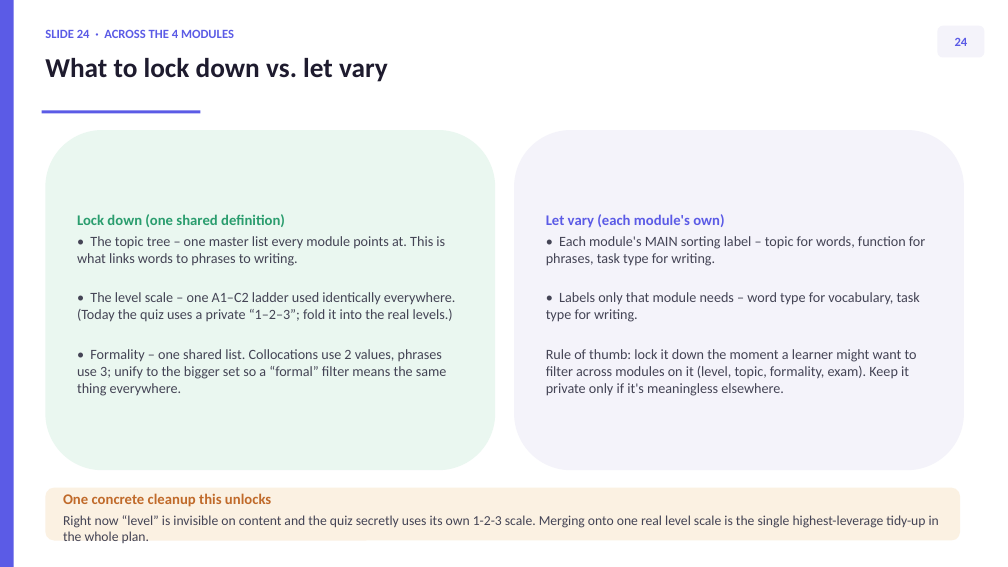
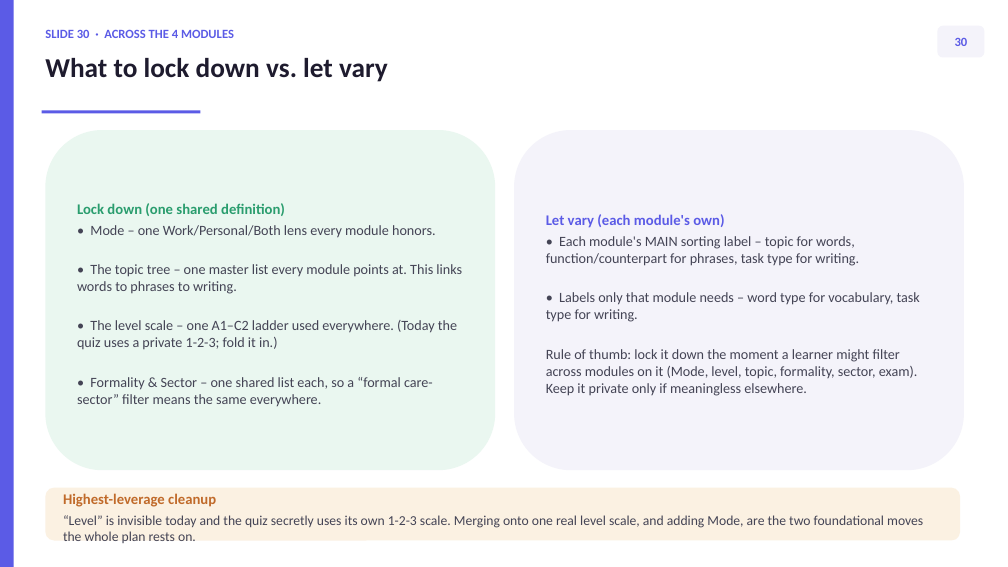
Before and after one commit to thelivinsine/B2furBerufApp, a slide deck: slide 33 of docs/TAXONOMY_REDESIGN.pptx (slide 27 before the commit). Drawn at 1008x567 pixels with LibreOffice and Linux fonts; fonts in the diff are those of the drawing. Boxes give left, top, right and bottom in pixels: in the first picture for what was removed or moved away, otherwise in the second. Text is boxed around its words. In the diff, an @@ line names an element or a change of style, - is before the commit and + after.

```diff
--- a/docs/TAXONOMY_REDESIGN.pptx
+++ b/docs/TAXONOMY_REDESIGN.pptx
@@ text at (x1=45, y1=30, x2=234, y2=38): text changed @@
-SLIDE 24 · ACROSS THE 4 MODULES
+SLIDE 30 · ACROSS THE 4 MODULES
@@ text in rounded rectangle at (x1=955, y1=38, x2=968, y2=46): text changed @@
-24
+30
@@ text in rounded rectangle at (x1=77, y1=225, x2=462, y2=406): text changed @@
-• The topic tree – one master list every module points at. This is what links words to phrases to writing.
-• The level scale – one A1–C2 ladder used identically everywhere. (Today the quiz uses a private “1–2–3”; fold it into the real levels.)
-• Formality – one shared list. Collocations use 2 values, phrases use 3; unify to the bigger set so a “formal” filter means the same thing everywhere.
+• Mode – one Work/Personal/Both lens every module honors.
+• The topic tree – one master list every module points at. This links words to phrases to writing.
+• The level scale – one A1–C2 ladder used everywhere. (Today the quiz uses a private 1-2-3; fold it in.)
+• Formality & Sector – one shared list each, so a “formal care-sector” filter means the same everywhere.
@@ text in rounded rectangle at (x1=546, y1=236, x2=859, y2=266): text changed @@
-• Each module's MAIN sorting label – topic for words, function for phrases, task type for writing.
+• Each module's MAIN sorting label – topic for words, function/counterpart for phrases, task type for writing.
@@ text in rounded rectangle at (x1=546, y1=349, x2=918, y2=396): text changed @@
-Rule of thumb: lock it down the moment a learner might want to filter across modules on it (level, topic, formality, exam). Keep it private only if it's meaningless elsewhere.
+Rule of thumb: lock it down the moment a learner might filter across modules on it (Mode, level, topic, formality, sector, exam). Keep it private only if meaningless elsewhere.
@@ text in rounded rectangle at (x1=63, y1=493, x2=923, y2=543): text changed @@
-One concrete cleanup this unlocks
-Right now “level” is invisible on content and the quiz secretly uses its own 1-2-3 scale. Merging onto one real level scale is the single highest-leverage tidy-up in the whole plan.
+Highest-leverage cleanup
+“Level” is invisible today and the quiz secretly uses its own 1-2-3 scale. Merging onto one real level scale, and adding Mode, are the two foundational moves the whole plan rests on.
```
Also in this commit, not shown: 27 other slides changed, 7 slides added, 1 slide removed, 5 other files.
